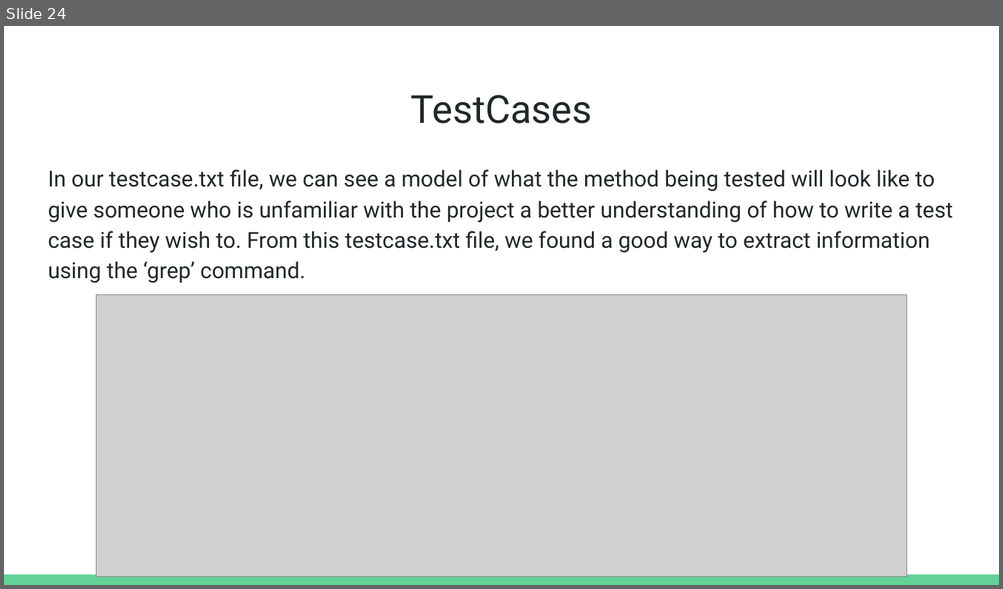
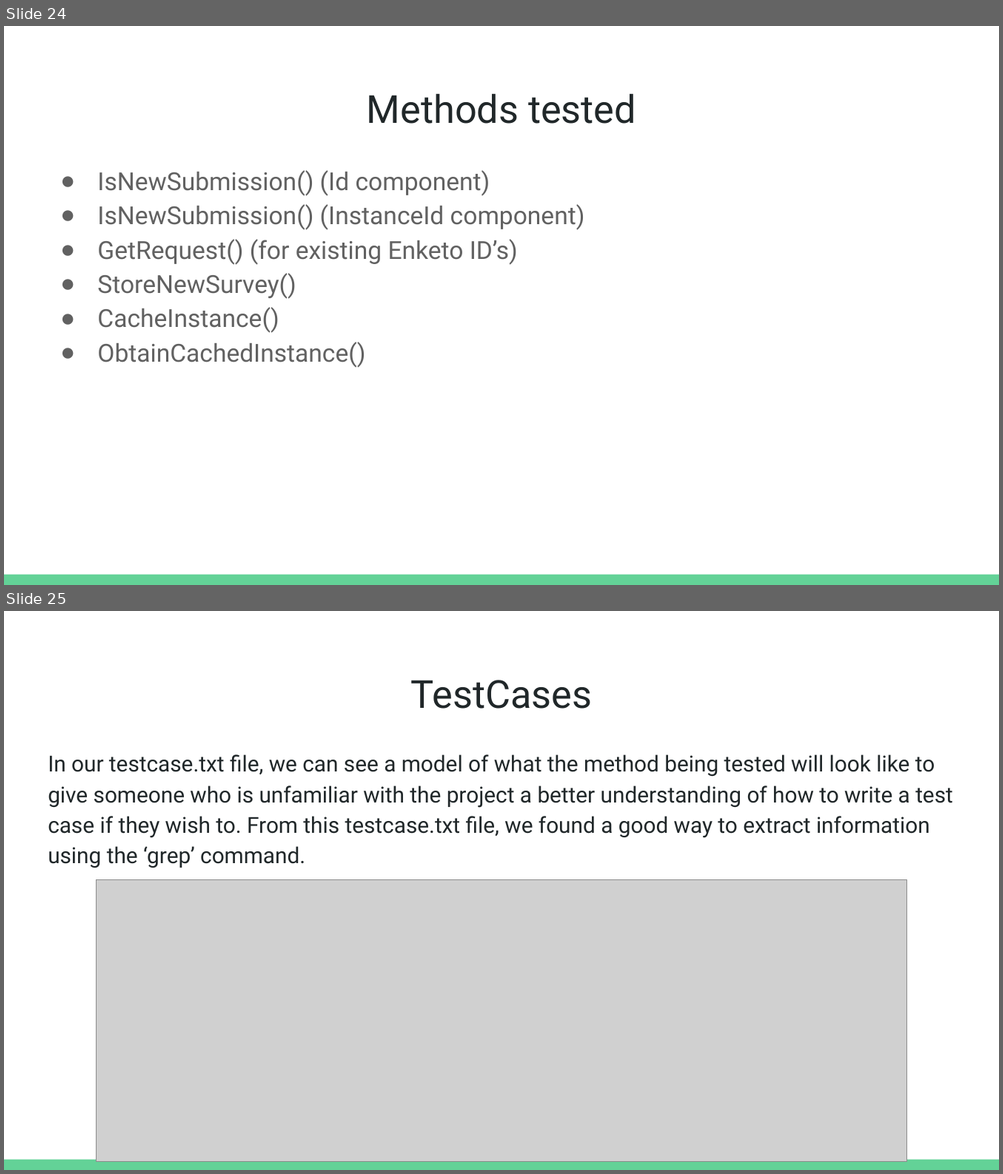
Before and after one commit to CSCI-362-02-2017/KMP, a slide deck: KMP_presentation.pptx. Shown one above the other, each under a label of ours: slide 24 before the commit, slides 24 and 25 after it. The pictures are 1003x589 and 1003x1174 pixels, drawn with LibreOffice and Linux fonts; fonts in the diff are those of the drawing; grey boxes stand for pictures. Boxes give left, top, right and bottom in pixels: in the first picture for what was removed or moved away, otherwise in the second. Text is boxed around its words. In the diff, an @@ line names an element or a change of style, - is before the commit and + after.

```diff
--- a/KMP_presentation.pptx
+++ b/KMP_presentation.pptx
@@ slide 24 added at box(4, 26, 999, 585), background #FFFFFF; not listed: 1 template element that a slide beside it also shows @@
@@ title added at box(367, 93, 636, 124), 28 pt, text #202729 @@
+Methods tested
@@ text added at box(97, 170, 585, 368), 18 pt, text #616161 @@
+● IsNewSubmission() (Id component)
+● IsNewSubmission() (InstanceId component)
+● GetRequest() (for existing Enketo ID’s)
+● StoreNewSurvey()
+● CacheInstance()
+● ObtainCachedInstance()
@@ what was slide 24 is now slide 25 @@
```
Also in this commit, not shown: 9 slides changed.
